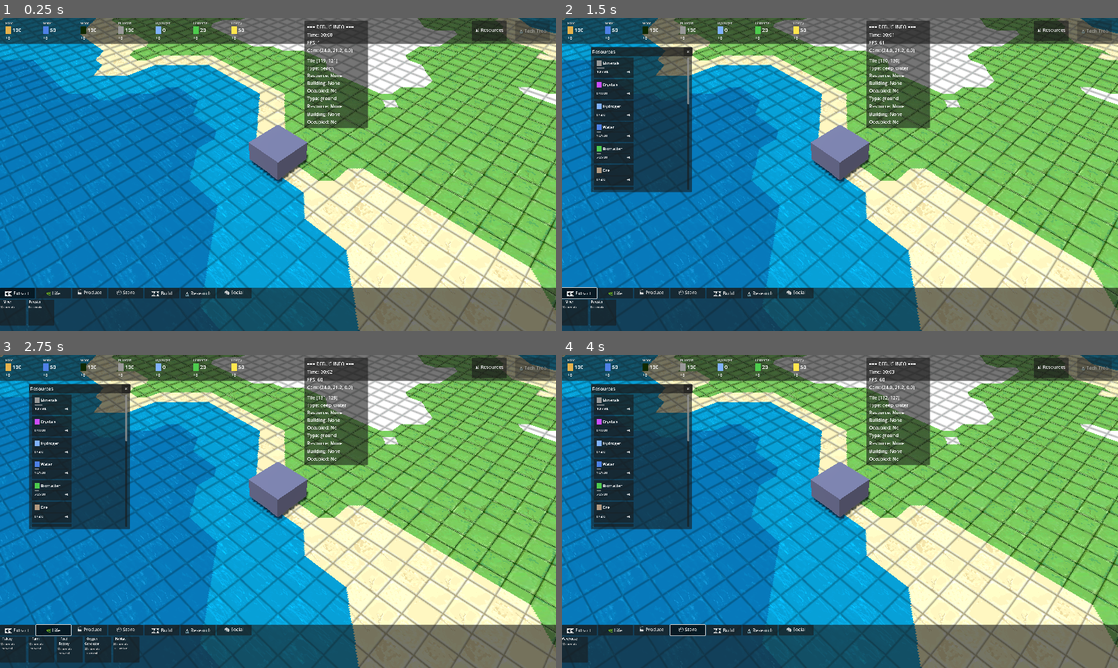
Above: before the commit, frames 1-4 (two rows, left to right).
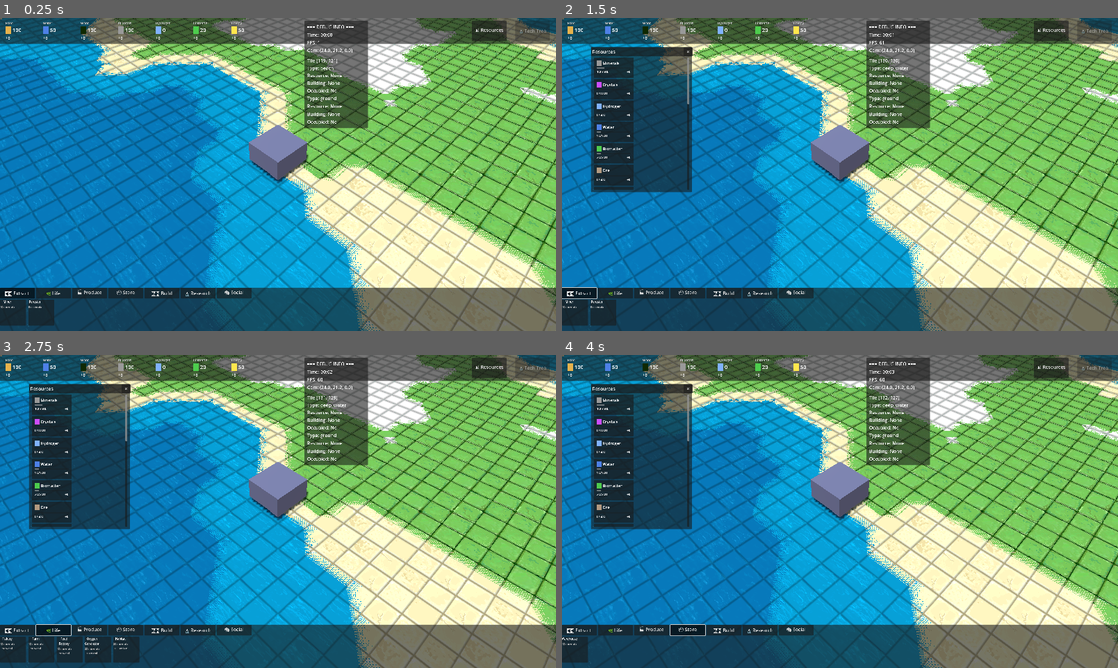
Above: after the commit, the same moments.

Repository: Doudini/Colony
Game: Godot game, scene res://scenes/planet_surface.tscn
Two runs of this game, one before a commit and one after it. Both use one fixed random seed, a clock stepped at 60 frames per second and the inputs below.
Inputs:
- Up to frame 1 (0.25 s): no input
- Up to frame 2 (1.5 s): click "📊 Resources" at 0.5 s; click "⛏️ Extract" at 1.25 s
- Up to frame 3 (2.75 s): click "🌿 Life" at 2 s
- Up to frame 4 (4 s): click "🏭 Produce" at 2.75 s; click "📦 Store" at 3.5 s

The runs differ from the first frame. In frame 1, 5.1% of the frame differs, in the area x 0-100%, y 0-100%; in frame 2, 4.9%; in frame 3, 4.9%; in frame 4, 4.9%.

Commit message:
update tile atlas texture

Diff:
--- a/scripts/tile_grid.gd
+++ b/scripts/tile_grid.gd
@@ -1031,10 +1031,10 @@
 
 	# Return as [TL, TR, BR, BL]
 	return [
-		Vector2(u_left+0.00095, v_bottom-0.00095),    # Bottom-left
-		Vector2(u_right-0.00095, v_bottom-0.00095),  # Bottom-right
-		Vector2(u_right-0.00095, v_top+0.00095),     # Top-right
-		Vector2(u_left+0.00095, v_top+0.00095),      # Top-left
+		Vector2(u_left+0.0001, v_bottom-0.0001),    # Bottom-left
+		Vector2(u_right-0.0001, v_bottom-0.0001),  # Bottom-right
+		Vector2(u_right-0.0001, v_top+0.0001),     # Top-right
+		Vector2(u_left+0.0001, v_top+0.0001),      # Top-left
 
 	]
 	#return [
Binary file changed: tex/terrain_tileset_v5.png
